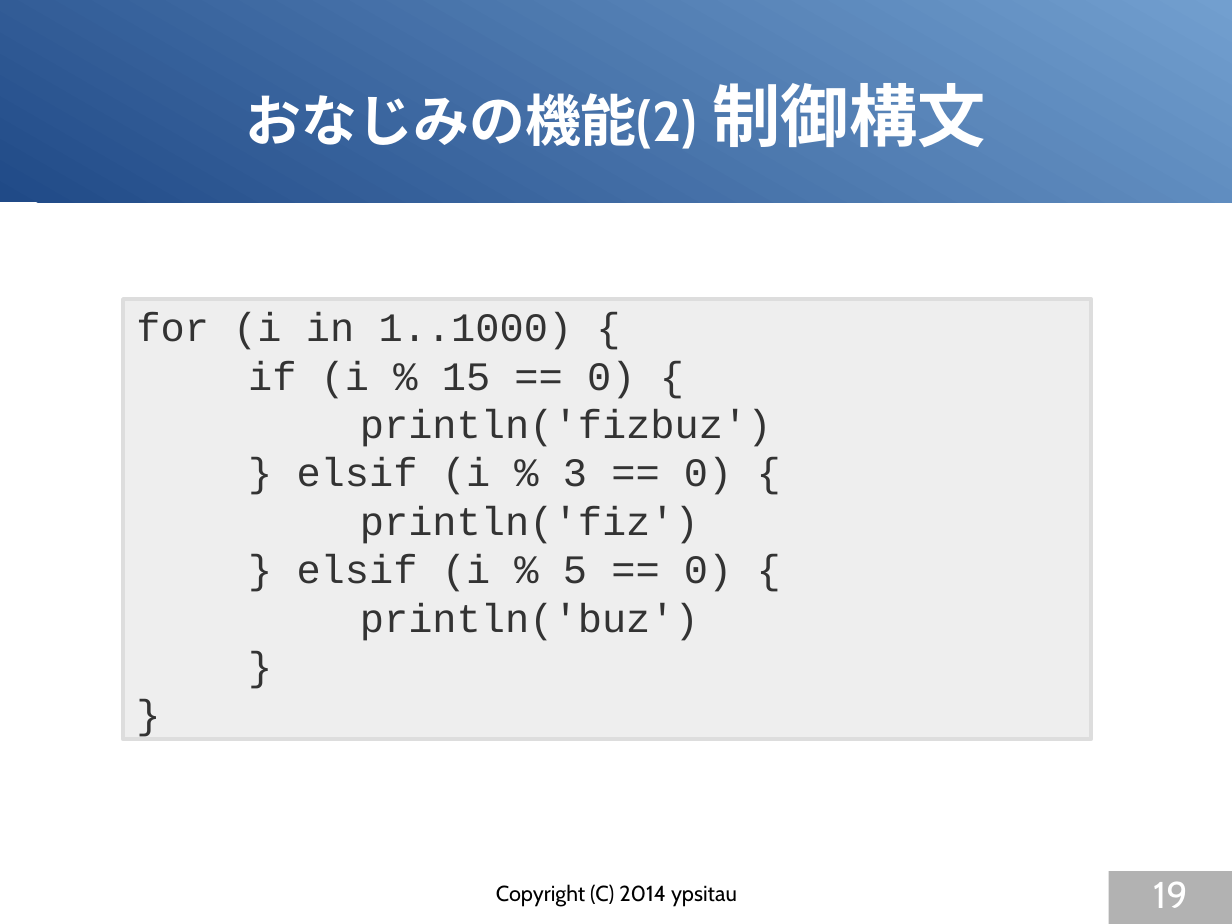
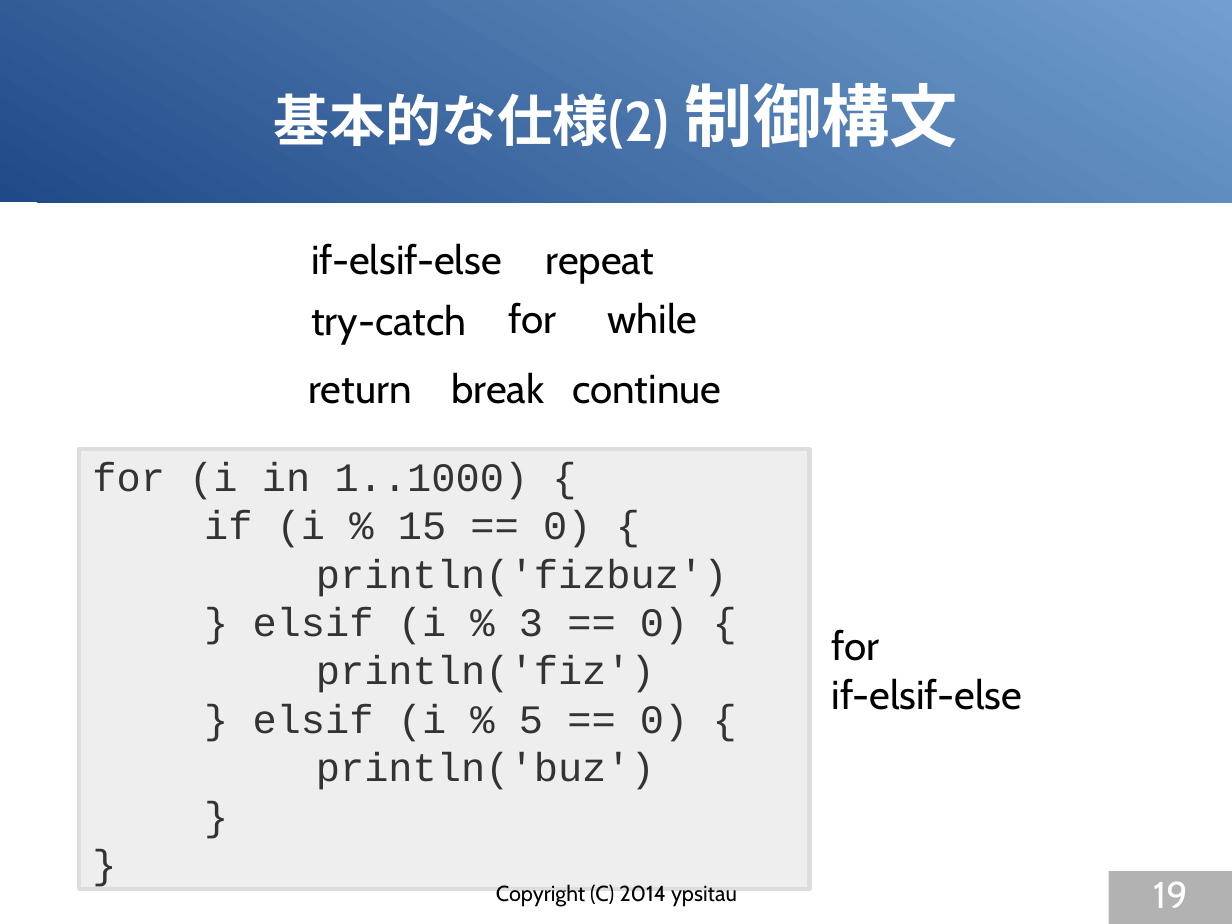
Before and after one commit to gura-lang/gura-doc, a slide deck: slide 19 of presentation/gura-introduction.odp. Drawn at 1232x924 pixels with LibreOffice and Linux fonts; fonts in the diff are those of the drawing. Boxes give left, top, right and bottom in pixels: in the first picture for what was removed or moved away, otherwise in the second. Text is boxed around its words. In the diff, an @@ line names an element or a change of style, - is before the commit and + after.

```diff
--- a/presentation/gura-introduction.odp
+++ b/presentation/gura-introduction.odp
@@ title at [274,83,958,149]: text changed @@
-おなじみの機能(2) 制御構文
+基本的な仕様(2) 制御構文
@@ text added at [311,243,502,275], 26 pt, text #000000 @@
+if-elsif-else
@@ text added at [546,249,655,284], 26 pt, text #000000 @@
+repeat
@@ text added at [311,304,466,345], 26 pt, text #000000 @@
+try-catch
@@ text added at [509,302,557,334], 26 pt, text #000000 @@
+for
@@ text added at [608,302,698,334], 26 pt, text #000000 @@
+while
@@ text added at [308,378,411,404], 26 pt, text #000000 @@
+return
@@ text added at [451,372,544,404], 26 pt, text #000000 @@
+break
@@ text added at [572,374,721,404], 26 pt, text #000000 @@
+continue
@@ rectangle "for (i in 1..1000) {": place and size @@
-rectangle "for (i in 1..1000) {" at [123,300,1091,740]
+rectangle "for (i in 1..1000) {" at [79,449,811,890]
@@ text added at [831,629,1022,710], 26 pt, text #000000 @@
+for
+if-elsif-else
```
Also in this commit, not shown: 16 other slides changed.
